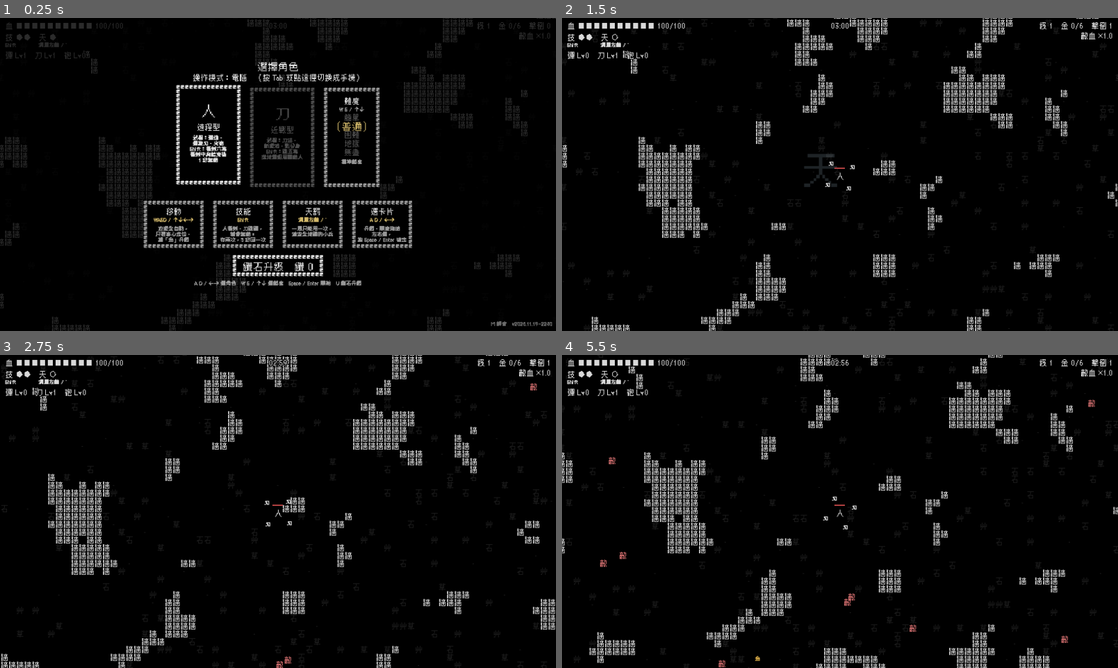
Above: before the commit, frames 1-4 (two rows, left to right).
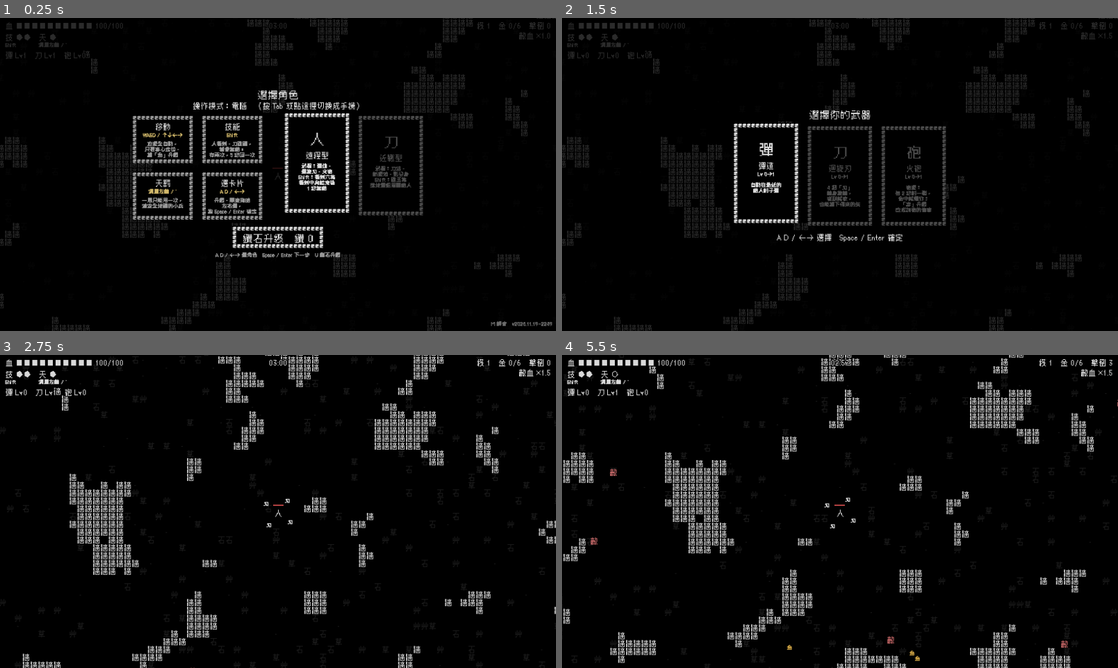
Above: after the commit, the same moments.

Repository: Scottcw1006/text-survivors
Game: Godot game, scene res://main.tscn
The game is run twice, just before and just after one commit, with the same random seed, the same clock (stepped at 60 frames per second) and the same inputs. Sound files missing from this copy of the repository are replaced by a short silence.
Inputs (mouse positions are in pixels of both pictures, inside the frame that each line leads up to):
- Up to frame 1 (0.25 s): no input
- Up to frame 2 (1.5 s): tap Enter at 0.5 s; move the mouse to (962, 158) at 0.52 s; hold Right (move_right) 0.53-1.25 s; tap Space (confirm) at 0.6 s; click (962, 158) at 0.67 s; tap U (meta) at 0.8 s; drag from (728, 190) to (812, 237) at 1.27 s
- Up to frame 3 (2.75 s): move the mouse to (333, 442) at 2.02 s; hold Right (move_right) from 2.03 s (still down); tap Space (confirm) at 2.1 s; tap U (meta) at 2.3 s
- Up to frame 4 (5.5 s): release Right (move_right) at 2.75 s; drag from (812, 574) to (673, 464) at 2.77 s; move the mouse to (1006, 558) at 3.52 s; hold Left (move_left) 3.53-4.25 s; tap R (reroll) at 3.6 s; tap U (meta) at 3.8, 5.3 s; tap Backspace (meta_reset) at 4.15 s; drag from (673, 464) to (756, 433) at 4.27 s; move the mouse to (867, 511) at 5.02 s; hold Down (move_down) from 5.03 s (still down); tap Tab (toggle_mode) at 5.1 s; click (867, 511) at 5.17 s

The runs differ from the first frame. In frame 1, 12% of the frame differs, in the area x 23-100%, y 14-99%; in frame 2, 13%; in frame 3, 13%; in frame 4, 14%, in the area x 0-100%, y 0-100%.

Commit message:
開始畫面分兩頁：選角（教學在左、鑽石升級在下）與選難度（五張卡片）
Co-Authored-By: Claude Opus 5.5 <noreply@anthropic.com>

Diff:
--- a/cards.gd
+++ b/cards.gd
@@ -17,13 +17,11 @@
 const COLOR_ON := Color.WHITE
 const COLOR_OFF := Color(1, 1, 1, 0.35)
 const COLOR_DIM := Color(0, 0, 0, 0.8)
-# 教學卡（選角畫面下面那排操作說明）：比較小、比較淡，不能選
+# 教學卡（選角畫面左邊 2×2 的操作說明）：比較小、比較淡，不能選
 const TIP_COLS := 14
 const TIP_ROWS := 11
-const TIP_GAP := 60.0              # 角色卡和教學卡之間的距離
+const TIP_GAP := 100.0             # 教學卡和角色卡之間的距離
 const COLOR_TIP := Color(1, 1, 1, 0.7)
-const OPT_COLS := 13               # 難度面板寬幾個框字（高度跟角色卡一樣）
-const COLOR_PICK := Color(1.0, 0.85, 0.4)
 const SIDE_COLS := 12              # 統計面板寬幾個框字
 const SIDE_ROW := 44.0             # 統計每一行的高度
 
@@ -36,12 +34,6 @@
 var tips: Array = []               # [{name, key, desc}]，選角時才有
 var card_rects: Array[Rect2] = []  # 每張卡片畫在哪（手機點卡片用）
 var subtitle_rect := Rect2()       # 標題下那行小字的範圍（選角時點它切換操作模式）
-var opt_label := ""                # 標題下的一排選項（選角的難度），空字串 = 沒有
-var opt_items: Array = []
-var opt_sel := 0
-var opt_hint := ""
-var opt_descs: Array = []          # 每個選項的說明，選中的那個顯示在面板下面
-var opt_rects: Array[Rect2] = []
 var title_parts: Array = []        # 有的話用這個畫標題：[[字, 顏色或 null], ...]，可以一段一段上色
 var side_title := ""               # 卡片右邊的統計面板（結算的擊倒數），空字串 = 沒有
 var side_rows: Array = []          # [{glyph, color, text}]
@@ -52,7 +44,6 @@
 func show_cards(t: String, c: Array, selected: int, h: String, sub_title := "", tip_cards := [], button_text := "") -> void:
 	title = t
 	button = button_text
-	opt_label = ""
 	side_title = ""
 	title_parts = []
 	tips = tip_cards
@@ -61,16 +52,6 @@
 	cursor = selected
 	hint = h
 	visible = true
-	queue_redraw()
-
-
-## 在卡片右邊加一個直排的選項面板（選角的難度），要在 show_cards 之後叫
-func set_options(label: String, items: Array, selected: int, hint_text: String, descs := []) -> void:
-	opt_label = label
-	opt_descs = descs
-	opt_items = items
-	opt_sel = selected
-	opt_hint = hint_text
 	queue_redraw()
 
 
@@ -107,37 +88,33 @@
 	return SIDE_COLS * CELL + GAP if side_title != "" else 0.0
 
 
-## 點到第幾個選項，沒點到回傳 -1
-func option_at(pos: Vector2) -> int:
-	for i in opt_rects.size():
-		if opt_rects[i].has_point(pos):
-			return i
-	return -1
+## 教學卡區（2×2）加上和角色卡之間的距離，有多寬（沒有教學卡 = 0）
+func _tips_w() -> float:
+	return 2.0 * TIP_COLS * CELL + GAP + TIP_GAP if not tips.is_empty() else 0.0
+
+
+func _tips_h() -> float:
+	return 2.0 * TIP_ROWS * CELL + GAP
 
 
 ## 卡片排成幾欄（卡片太多就換行，每行放得下幾張就放幾張），以及卡片＋教學卡的總高度
 func _layout(width: float) -> Vector3:
 	var card_w := COLS * CELL
 	var card_h := ROWS * CELL
-	var per_row := maxi(1, int((width - _side_w() - 80.0 + GAP) / (card_w + GAP)))
+	var per_row := maxi(1, int((width - _side_w() - _tips_w() - 80.0 + GAP) / (card_w + GAP)))
 	var rows := ceili(float(cards.size()) / per_row)
 	var cards_h := rows * card_h + (rows - 1) * GAP
 	# 統計面板的行數多的話，面板會比卡片高
 	if side_title != "":
 		cards_h = maxf(cards_h, 100.0 + side_rows.size() * SIDE_ROW + CELL * 2.0)
-	var total_h := cards_h
+	# 教學卡在左邊，比角色卡高一點
 	if not tips.is_empty():
-		total_h += TIP_GAP + TIP_ROWS * CELL
-	return Vector3(per_row, cards_h, total_h)
+		cards_h = maxf(cards_h, _tips_h())
+	return Vector3(per_row, cards_h, cards_h)
 
 
 func _top_h() -> float:
 	return 130.0 if subtitle != "" else 90.0
-
-
-## 選項面板的寬度（沒有選項 = 0）
-func _panel_w() -> float:
-	return OPT_COLS * CELL if opt_label != "" else 0.0
 
 
 ## 上面標題、下面提示／按鈕要佔多少高度
@@ -155,9 +132,8 @@
 	var k := 1.0
 	while k > 0.3:
 		var lay := _layout(size.x / k)
-		var tips_w := tips.size() * TIP_COLS * CELL + (tips.size() - 1) * GAP
-		var row_w := mini(int(lay.x), cards.size()) * (COLS * CELL + GAP) + _panel_w()
-		if lay.z + _extra_h() <= size.y / k and tips_w + 40.0 <= size.x / k and row_w + 40.0 <= size.x / k:
+		var row_w := mini(int(lay.x), cards.size()) * (COLS * CELL + GAP) + _tips_w()
+		if lay.z + _extra_h() <= size.y / k and row_w + 40.0 <= size.x / k:
 			break
 		k -= 0.05
 	draw_set_transform(Vector2.ZERO, 0.0, Vector2(k, k))
@@ -192,9 +168,9 @@
 		var row := i / per_row
 		var in_row := mini(per_row, n - row * per_row)
 		var row_w := in_row * card_w + (in_row - 1) * GAP
-		if row == 0 and opt_label != "":
-			row_w += GAP + _panel_w()   # 第一排右邊要放難度面板，一起置中
 		var x0 := (view.x - row_w) / 2.0
+		if not tips.is_empty():
+			x0 = (view.x - row_w - _tips_w()) / 2.0 + _tips_w()   # 左邊放教學卡，一起置中（角色卡就偏右）
 		if side_title != "":
 			# 右邊有統計面板：卡片區和面板一起置中，每一排在卡片區裡置中
 			var area_w := mini(per_row, n) * card_w + (mini(per_row, n) - 1) * GAP
@@ -228,19 +204,13 @@
 		var px := (view.x - area_w - _side_w()) / 2.0 + area_w + GAP
 		_draw_side(Vector2(px, y0), cards_h)
 
-	# 難度面板：在第一排卡片的右邊
-	opt_rects.clear()
-	if opt_label != "" and n > 0:
-		var first := mini(per_row, n)
-		var first_w := first * card_w + (first - 1) * GAP + GAP + _panel_w()
-		var px := (view.x - first_w) / 2.0 + first * (card_w + GAP)
-		_draw_options(Vector2(px, y0), card_h, k)
-
-	# 教學卡：一排在角色卡下面
-	var tx0 := (view.x - (tips.size() * tip_w + (tips.size() - 1) * GAP)) / 2.0
+	# 教學卡：角色卡左邊排成 2×2
+	var first_w := mini(per_row, n) * card_w + (mini(per_row, n) - 1) * GAP
+	var tx0 := (view.x - first_w - _tips_w()) / 2.0
+	var ty0 := y0 + (cards_h - _tips_h()) / 2.0
 	for i in tips.size():
 		var tip: Dictionary = tips[i]
-		var o := Vector2(tx0 + i * (tip_w + GAP), y0 + cards_h + TIP_GAP)
+		var o := Vector2(tx0 + (i % 2) * (tip_w + GAP), ty0 + (i / 2) * (tip_h + GAP))
 		var tmid := o.x + tip_w / 2.0
 		draw_rect(Rect2(o, Vector2(tip_w, tip_h)), Color.BLACK)
 		_frame(o, TIP_COLS, TIP_ROWS, COLOR_TIP)
@@ -268,28 +238,6 @@
 	draw_set_transform(Vector2.ZERO, 0.0, Vector2.ONE)
 
 
-## 難度面板：一圈框字，裡面直排選項，選中的黃字加〔〕，下面寫選中那個的說明
-func _draw_options(o: Vector2, h: float, k: float) -> void:
-	var w := _panel_w()
-	var rows := int(h / CELL)
-	var mid := o.x + w / 2.0
-	draw_rect(Rect2(o, Vector2(w, h)), Color.BLACK)
-	_frame(o, OPT_COLS, rows, COLOR_TIP)
-	_text(opt_label, Vector2(mid, o.y + PAD + 40.0), 33, COLOR_ON)
-	_text(opt_hint, Vector2(mid, o.y + PAD + 80.0), 22, COLOR_TIP)
-	var y := o.y + PAD + 115.0
-	for i in opt_items.size():
-		var on := i == opt_sel
-		_text(("〔%s〕" if on else "%s") % opt_items[i], Vector2(mid, y), 44 if on else 33, COLOR_PICK if on else COLOR_OFF)
-		opt_rects.append(_scaled(Rect2(o.x + CELL, y - 32.0, w - CELL * 2.0, 64.0), k))
-		y += 40.0
-	if opt_sel < opt_descs.size():
-		var top := y - 10.0
-		var lines := int((o.y + h - CELL * 2.0 - top) / DESC_LINE)
-		var p := Vector2(o.x + CELL * 2.0, top + font.get_ascent(DESC_SIZE))
-		draw_multiline_string(font, p, opt_descs[opt_sel], HORIZONTAL_ALIGNMENT_CENTER, w - CELL * 4.0, DESC_SIZE, lines, COLOR_TIP)
-
-
 ## 統計面板：一圈框字，標題，下面每行「敵人的字（原本顏色）　× 數量」
 func _draw_side(o: Vector2, h: float) -> void:
 	var w := SIDE_COLS * CELL
--- a/main.gd
+++ b/main.gd
@@ -300,7 +300,7 @@
 	{"glyph": "刀", "name": "近戰型", "desc": "武器：刀法、\n斬擊波、影分身\nShift：跳五格\n落地震殺周圍敵人"},
 ]
 
-enum State { SELECT, PLAYING, LEVEL_UP, DEAD, WON, POWER_UP, PAUSED, META }
+enum State { SELECT, PLAYING, LEVEL_UP, DEAD, WON, POWER_UP, PAUSED, META, DIFFICULTY }
 
 
 class Bullet:
@@ -600,6 +600,9 @@
 		State.META:
 			_process_meta()
 			return
+		State.DIFFICULTY:
+			_process_difficulty()
+			return
 
 	if Input.is_action_just_pressed("pause"):
 		_set_paused(true)
@@ -734,10 +737,6 @@
 		return
 	if Input.is_action_just_pressed("toggle_mode"):
 		toggle_touch_mode()
-	if Input.is_action_just_pressed("move_up"):
-		set_difficulty(difficulty - 1)
-	elif Input.is_action_just_pressed("move_down"):
-		set_difficulty(difficulty + 1)
 	var step := 0
 	if Input.is_action_just_pressed("move_left"):
 		step = -1
@@ -751,14 +750,63 @@
 	if Input.is_action_just_pressed("confirm"):
 		audio.play("ui_ok")
 		last_character = character
-		# 一開始沒有任何武器，進遊戲先選一個
-		bullet_lv = 0
-		blade_lv = 0
-		level_cards.visible = false
-		hud_version.visible = false
-		state = State.PLAYING
-		_apply_meta_start()
-		_open_start_weapon()
+		open_difficulty()
+
+
+# ---------- 選難度（第二頁） ----------
+
+func open_difficulty() -> void:
+	state = State.DIFFICULTY
+	_show_difficulty()
+
+
+## 回到選角那一頁
+func close_difficulty() -> void:
+	audio.play("ui_move")
+	state = State.SELECT
+	_show_select()
+
+
+func _process_difficulty() -> void:
+	if Input.is_action_just_pressed("pause") or Input.is_action_just_pressed("meta_reset"):
+		close_difficulty()
+		return
+	if Input.is_action_just_pressed("move_left"):
+		set_difficulty(difficulty - 1)
+	elif Input.is_action_just_pressed("move_right"):
+		set_difficulty(difficulty + 1)
+	if Input.is_action_just_pressed("confirm"):
+		audio.play("ui_ok")
+		_start_run()
+
+
+## 難度卡片：圖示字、名稱、說明（無盡另外寫最高紀錄）
+const DIFFICULTY_ICONS := ["易", "常", "難", "獄", "無"]
+
+
+func _show_difficulty() -> void:
+	var cards := []
+	for i in DIFFICULTIES.size():
+		var d: Dictionary = DIFFICULTIES[i]
+		var sub := ""
+		if d.get("endless", false) and Meta.endless_best > 0.0:
+			sub = "最高 " + _fmt_time(Meta.endless_best)
+		cards.append({"icon": DIFFICULTY_ICONS[i], "name": d.name, "sub": sub, "desc": d.desc})
+	var who: String = "%s（%s）" % [CHARACTERS[character].glyph, CHARACTERS[character].name]
+	var hint := "點卡片選擇，再點一次開始" if is_touch else "A D / ←→ 選難度　Space / Enter 開始　Esc 返回"
+	level_cards.show_cards("選擇難度", cards, difficulty, hint, "角色：" + who, [], "返回")
+
+
+## 開始這一局
+func _start_run() -> void:
+	# 一開始沒有任何武器，進遊戲先選一個
+	bullet_lv = 0
+	blade_lv = 0
+	level_cards.visible = false
+	hud_version.visible = false
+	state = State.PLAYING
+	_apply_meta_start()
+	_open_start_weapon()
 
 
 ## 開局選武器：這個角色的每一條武器線（都從 Lv0 → Lv1）選一個
@@ -885,16 +933,12 @@
 	for c: Dictionary in CHARACTERS:
 		var desc: String = c.desc.replace("Shift", "技") if is_touch else c.desc
 		cards.append({"icon": c.glyph, "name": c.name, "sub": "", "desc": desc})
-	var names := DIFFICULTIES.map(func(d: Dictionary) -> String: return d.name)
-	var descs := DIFFICULTIES.map(func(d: Dictionary) -> String: return d.desc)
 	if is_touch:
-		level_cards.show_cards("選擇角色", cards, character, "點卡片選擇，再點一次開始",
+		level_cards.show_cards("選擇角色", cards, character, "點卡片選擇，再點一次下一步",
 				"操作模式：手機　（點這裡切換成電腦）", TUTORIAL_TIPS_TOUCH, "鑽石升級　鑽 %d" % Meta.tokens)
-		level_cards.set_options("難度", names, difficulty, "點選", descs)
 	else:
-		level_cards.show_cards("選擇角色", cards, character, "A D / ←→ 選角色　W S / ↑↓ 選難度　Space / Enter 開始　U 鑽石升級",
+		level_cards.show_cards("選擇角色", cards, character, "A D / ←→ 選角色　Space / Enter 下一步　U 鑽石升級",
 				"操作模式：電腦　（按 Tab 或點這裡切換成手機）", TUTORIAL_TIPS, "鑽石升級　鑽 %d" % Meta.tokens)
-		level_cards.set_options("難度", names, difficulty, "W S / ↑↓", descs)
 
 
 ## 難度：hp = 怪物血量倍率、count = 怪物數量倍率、speed = 移動速度倍率、banned = 不會出現的怪
@@ -971,7 +1015,10 @@
 		audio.play("ui_move")
 	difficulty = d
 	_apply_wall_style()
-	_show_select()
+	if state == State.DIFFICULTY:
+		_show_difficulty()
+	else:
+		_show_select()
 
 
 ## 地獄難度：牆變成紅色的「焰」
@@ -1130,6 +1177,8 @@
 			character = i
 			player.set_text(CHARACTERS[character].glyph)
 			_show_select()
+		State.DIFFICULTY:
+			set_difficulty(i)
 		State.LEVEL_UP:
 			upgrade_cursor = i
 			_show_level_up()
--- a/touch_controls.gd
+++ b/touch_controls.gd
@@ -110,15 +110,11 @@
 	if cards.cursor >= 0 and cards.button_rect.has_point(pos):
 		if main.state == main.State.SELECT:
 			main.open_meta()
+		elif main.state == main.State.DIFFICULTY:
+			main.close_difficulty()
 		elif main.state == main.State.LEVEL_UP:
 			main.reroll_upgrades()
 		return
-	# 選角畫面：點難度
-	if main.state == main.State.SELECT:
-		var d := cards.option_at(pos)
-		if d >= 0:
-			main.set_difficulty(d)
-			return
 	if cards.cursor < 0:
 		# 結算畫面：要點到「再來一局」按鈕才會重開
 		if cards.button_rect.has_point(pos):
--- a/version.gd
+++ b/version.gd
@@ -1,2 +1,2 @@
 ## 由 build_web.sh 自動產生，不要手改
-const TEXT := "v2026.11.19-2240"
+const TEXT := "v2026.11.19-2249"
Renamed: docs/game_20261119-224002.apple-touch-icon.png -> docs/game_20261119-224949.apple-touch-icon.png
Renamed: docs/game_20261119-224002.icon.png -> docs/game_20261119-224949.icon.png
Renamed: docs/game_20261119-224002.png -> docs/game_20261119-224949.png
Not shown, removed: docs/game_20261119-201345.pck
Not shown, added: docs/game_20261119-224949.audio.position.worklet.js
Not shown, added: docs/game_20261119-224949.audio.worklet.js
Not shown, added: docs/game_20261119-224949.js
Not shown, added: docs/game_20261119-224949.pck
Not shown, added: docs/game_20261119-224949.wasm
